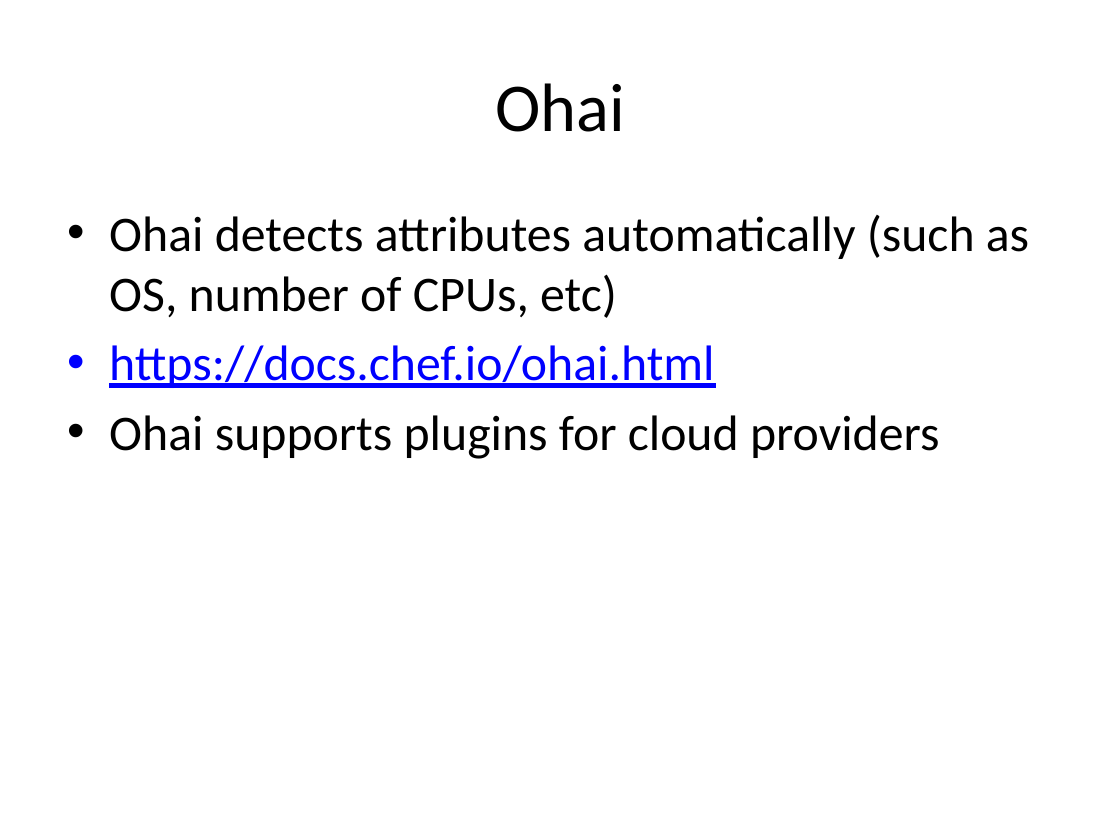
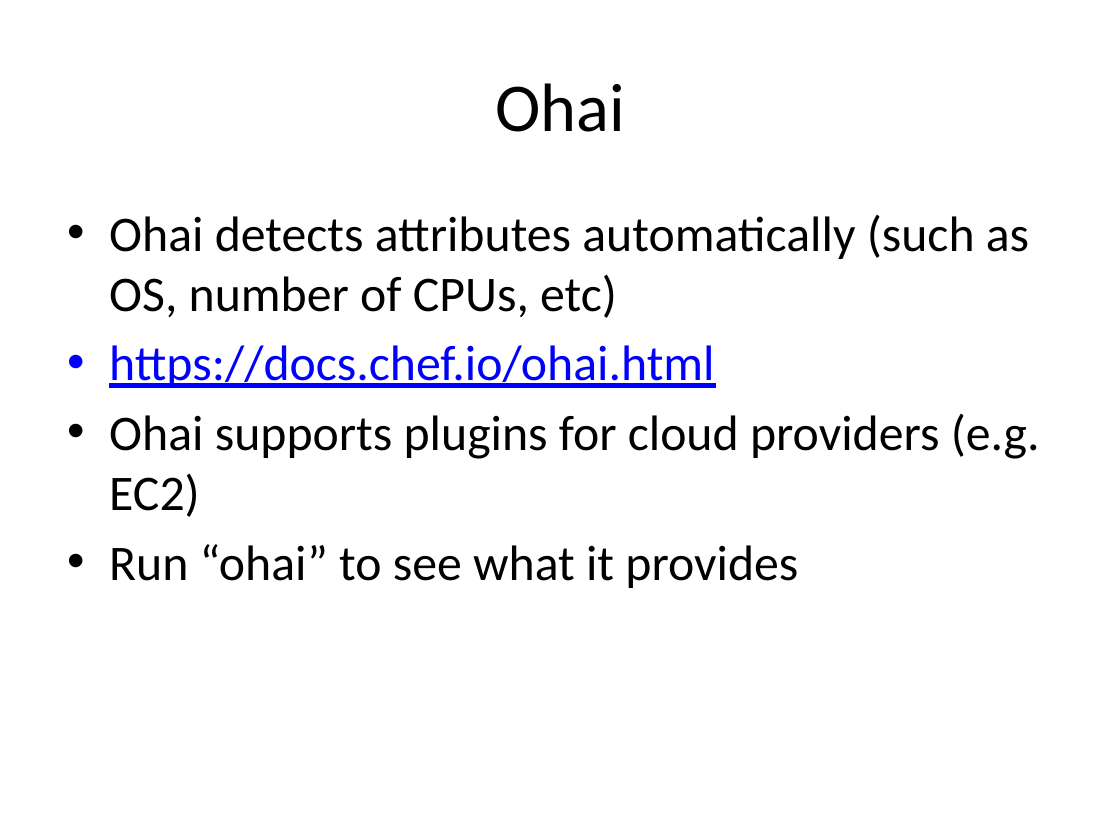
Before and after one commit to zvickery/bcc-2015, a slide deck: slide 8 of presentation/IntroToChef.pptx. Drawn at 1120x840 pixels with LibreOffice and Linux fonts; fonts in the diff are those of the drawing. Boxes give left, top, right and bottom in pixels: in the first picture for what was removed or moved away, otherwise in the second. Text is boxed around its words. In the diff, an @@ line names an element or a change of style, - is before the commit and + after.

```diff
--- a/presentation/IntroToChef.pptx
+++ b/presentation/IntroToChef.pptx
@@ text at [109, 414, 1040, 588]: text changed @@
-• Ohai supports plugins for cloud providers
+• Ohai supports plugins for cloud providers (e.g. EC2)
+• Run “ohai” to see what it provides
```
Also in this commit, not shown: 3 other slides changed, 4 slides added, 5 other files.
